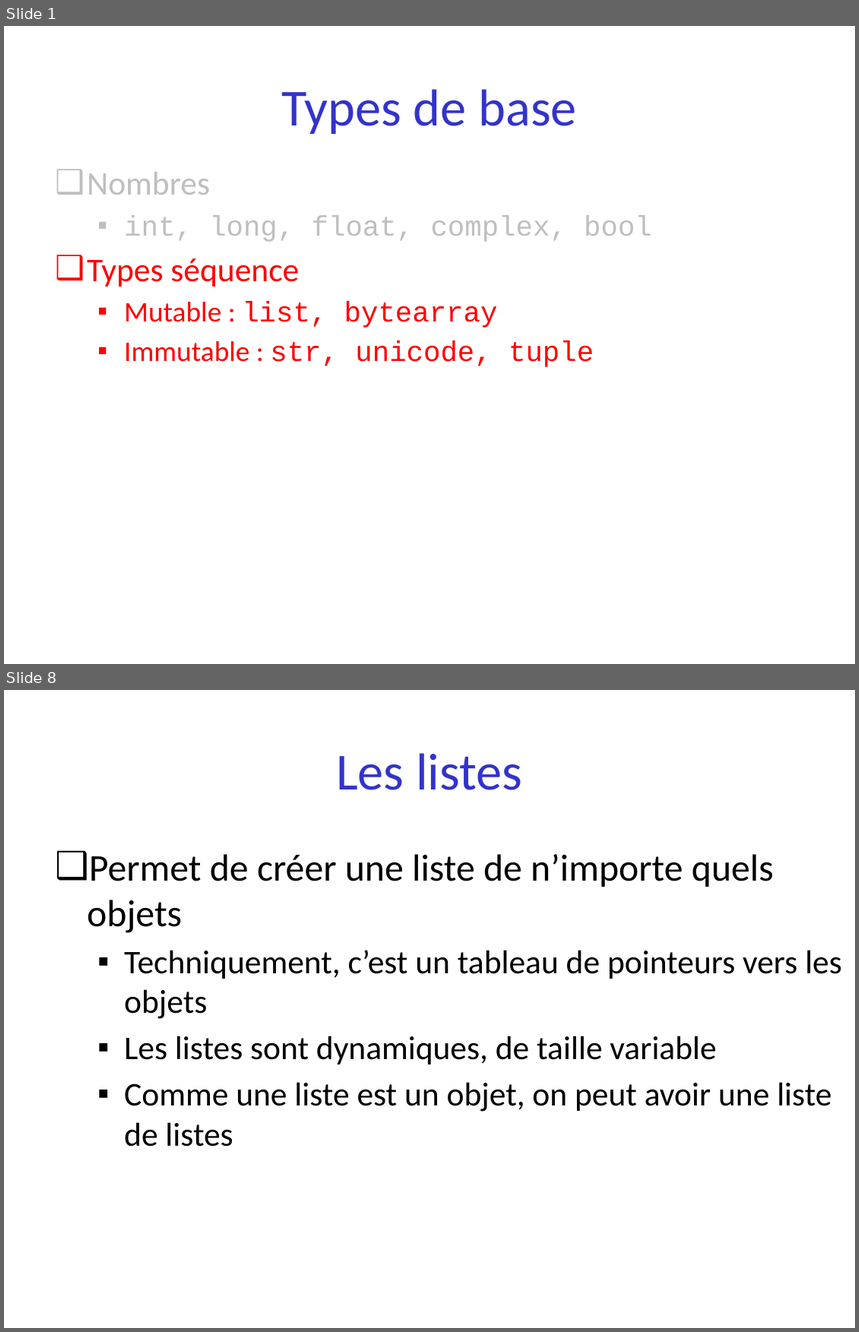
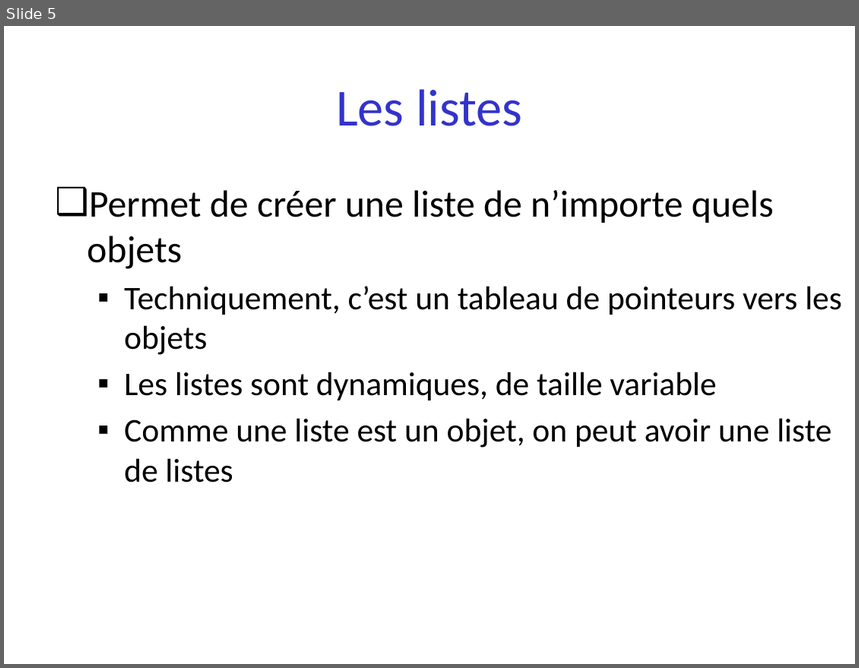
Before and after one commit to parmentelat/flotpython-archive, a slide deck: semaine2/semaine2-3.pptx. Shown one above the other, each under a label of ours: slides 1 and 8 before the commit, slide 5 after it; the slides between them are not shown. The pictures are 859x1332 and 859x668 pixels, drawn with LibreOffice and Linux fonts; fonts in the diff are those of the drawing. Boxes give left, top, right and bottom in pixels: in the first picture for what was removed or moved away, otherwise in the second. Text is boxed around its words. In the diff, an @@ line names an element or a change of style, - is before the commit and + after.

```diff
--- a/semaine2/semaine2-3.pptx
+++ b/semaine2/semaine2-3.pptx
@@ slide 1 removed at (4,26,855,664), background #FFFFFF @@
@@ title removed at (282,89,576,134) @@
-Types de base
@@ text removed at (87,172,652,367) @@
-❑ Nombres
-  ▪ int, long, float, complex, bool
-❑ Types séquence
-  ▪ Mutable : list, bytearray
-  ▪ Immutable : str, unicode, tuple
@@ what was slide 8 is now slide 5 @@
```
Also in this commit, not shown: 1 slide changed, 3 slides added, 5 other slides removed, 11 other files.
